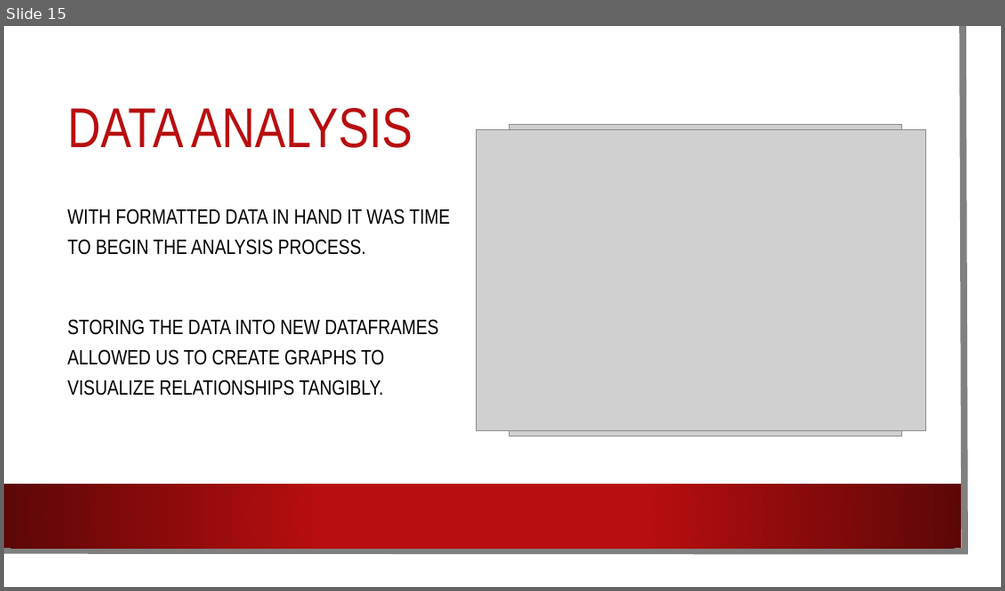
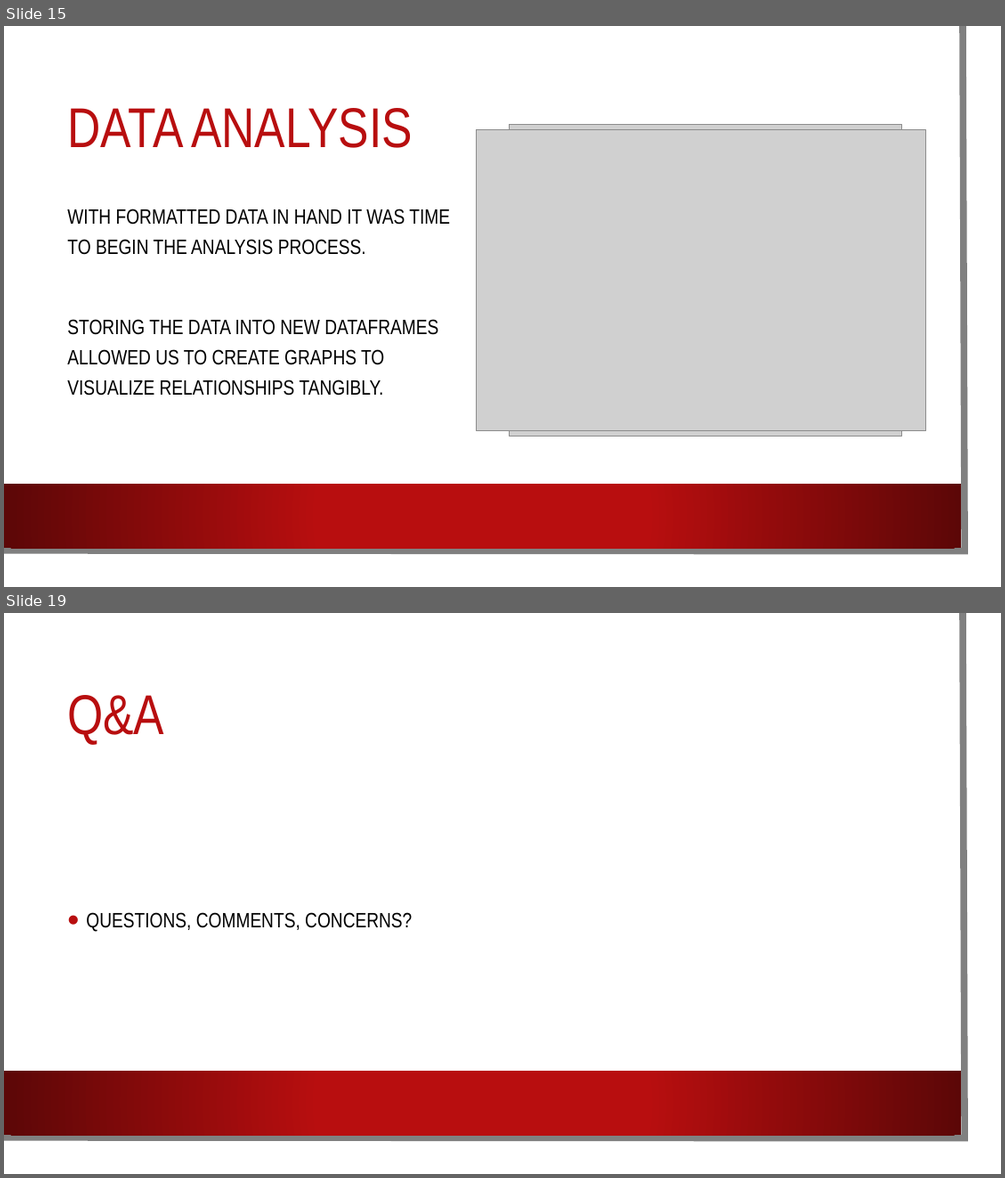
Before and after one commit to mlubin2/Movie_Project, a slide deck: Movie PP.pptx. Shown one above the other, each under a label of ours: slide 15 before the commit, slides 15 and 19 after it; the slides between them are not shown. The pictures are 1005x591 and 1005x1178 pixels, drawn with LibreOffice and Linux fonts; fonts in the diff are those of the drawing; grey boxes stand for pictures; background and template pictures are left out. Boxes give left, top, right and bottom in pixels: in the first picture for what was removed or moved away, otherwise in the second. Text is boxed around its words. In the diff, an @@ line names an element or a change of style, - is before the commit and + after.

```diff
--- a/Movie PP.pptx
+++ b/Movie PP.pptx
@@ slide 19 added at bbox=[4, 613, 1001, 1174], background picture (left out); not listed: 3 template elements that a slide beside it also shows @@
@@ title added at bbox=[67, 695, 164, 744], 54 pt, text #B80E0F @@
+Q&A
@@ text added at bbox=[86, 912, 412, 932], 20 pt, text #000000 @@
+• QUESTIONS, COMMENTS, CONCERNS?
```
Also in this commit, not shown: 3 other slides added.
